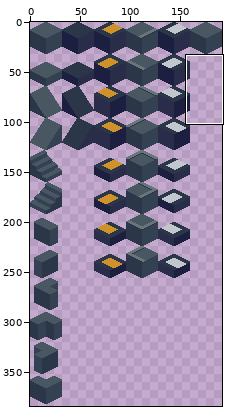
File history of a sprite sheet, Dual-Punk/Assets/Sprites/tiles/Tilesets/City/City-Tiles.png. The first picture is a wide view before the edit; the outline marks the close-up.
Close-up. Before the edit:
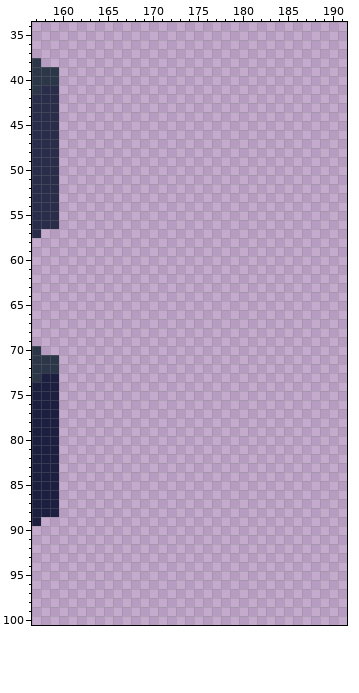
The file is 192x384 pixels. Colours within 5 levels of each other are drawn and written as one. Shown: x 157..191, y 34..100.
The same view after the edit:
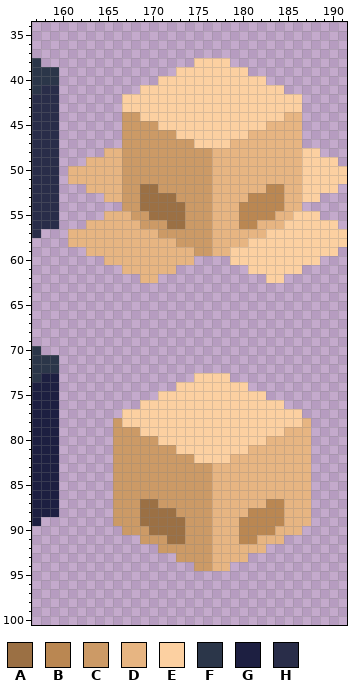
Palette (. is transparent): A #9b7044  B #ba8752  C #cc9a66  D #e7b582  E #fcd0a1  F #2b3649  G #1d1f41  H #292d49
From old to new:
Changed rows in their new state; - is an unchanged pixel.
first column x 161:
 38 --------------EEEE-------------
 39 ------------EEEEEEEE-----------
 40 ----------EEEEEEEEEEEE---------
 41 --------EEEEEEEEEEEEEEEE-------
 42 ------EEEEEEEEEEEEEEEEEEEE-----
 43 ------EEEEEEEEEEEEEEEEEEEE-----
 44 ------CCEEEEEEEEEEEEEEEEDD-----
 45 ------CCCCEEEEEEEEEEEEDDDD-----
 46 ------CCCCCCEEEEEEEEDDDDDD-----
 47 ------CCCCCCCCEEEEDDDDDDDD-----
 48 ----DDCCCCCCCCCCDDDDDDDDDDEE---
 49 --DDDDCCCCCCCCCCDDDDDDDDDDEEEE-
 50 DDDDDDCCCCCCCCCCDDDDDDDDDDEEEEE
 51 DDDDDDCCCCCCCCCCDDDDDDDDDDEEEEE
 52 --DDDDCCAACCCCCCDDDDDDBBDDEEEE-
 53 ----DDCCAAAACCCCDDDDBBBBDDEE---
 54 ------CCAAAAACCCDDDBBBBBDD-----
 55 ----DDDCCAAAACCCDDDBBBBDDEEE---
 56 --DDDDDDCCCAACCCDDDBBDDDEEEEEE-
 57 DDDDDDDDDDCCCCCCDDDDDDEEEEEEEEE
 58 DDDDDDDDDDDDCCCCDDDDEEEEEEEEEEE
 59 --DDDDDDDDDDDDCCDDEEEEEEEEEEEE-
 60 ----DDDDDDDDDD----EEEEEEEEEE---
 61 ------DDDDDD--------EEEEEE-----
 62 --------DD------------EE-------
first column x 166:
 73 ---------EEEE---------
 74 -------EEEEEEEE-------
 75 -----EEEEEEEEEEEE-----
 76 ---EEEEEEEEEEEEEEEE---
 77 -EEEEEEEEEEEEEEEEEEEE-
 78 CEEEEEEEEEEEEEEEEEEEED
 79 CCCEEEEEEEEEEEEEEEEDDD
 80 CCCCCEEEEEEEEEEEEDDDDD
 81 CCCCCCCEEEEEEEEDDDDDDD
 82 CCCCCCCCCEEEEDDDDDDDDD
 83 CCCCCCCCCCCDDDDDDDDDDD
 84 CCCCCCCCCCCDDDDDDDDDDD
 85 CCCCCCCCCCCDDDDDDDDDDD
 86 CCCCCCCCCCCDDDDDDDDDDD
 87 CCCAACCCCCCDDDDDDBBDDD
 88 CCCAAAACCCCDDDDBBBBDDD
 89 CCCAAAAACCCDDDBBBBBDDD
 90 -CCCAAAACCCDDDBBBBDDD-
 91 ---CCCAACCCDDDBBDDD---
 92 -----CCCCCCDDDDDD-----
 93 -------CCCCDDDD-------
 94 ---------CCDD---------
Changed places in both close-ups, as pixel boxes (x1, y1, x2, y2):
added: (68, 58, 347, 283)
added: (113, 373, 311, 571)
